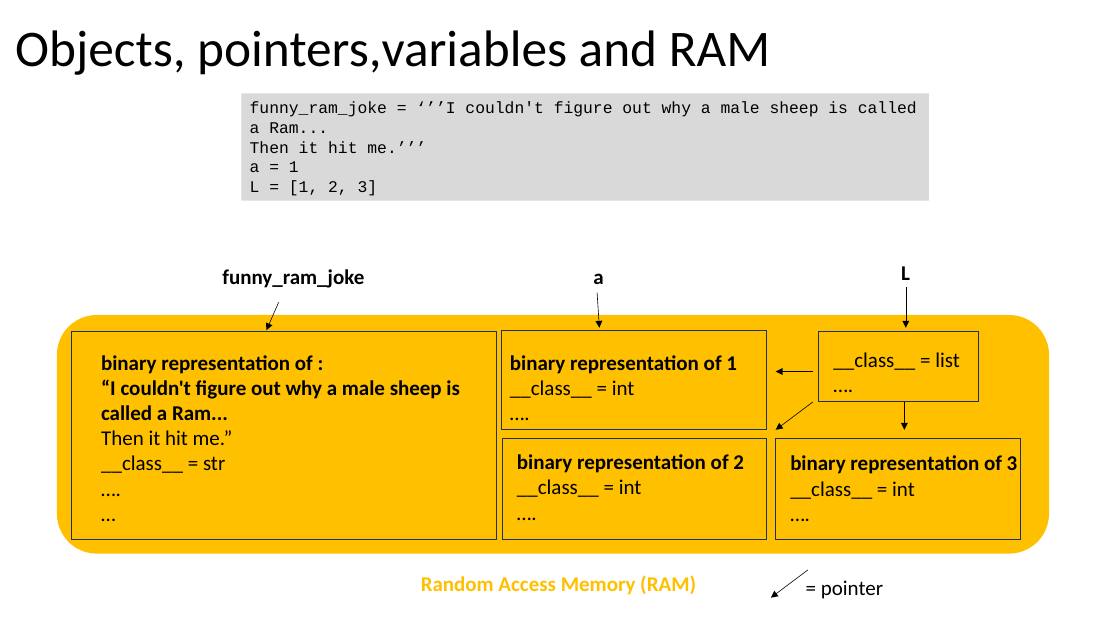
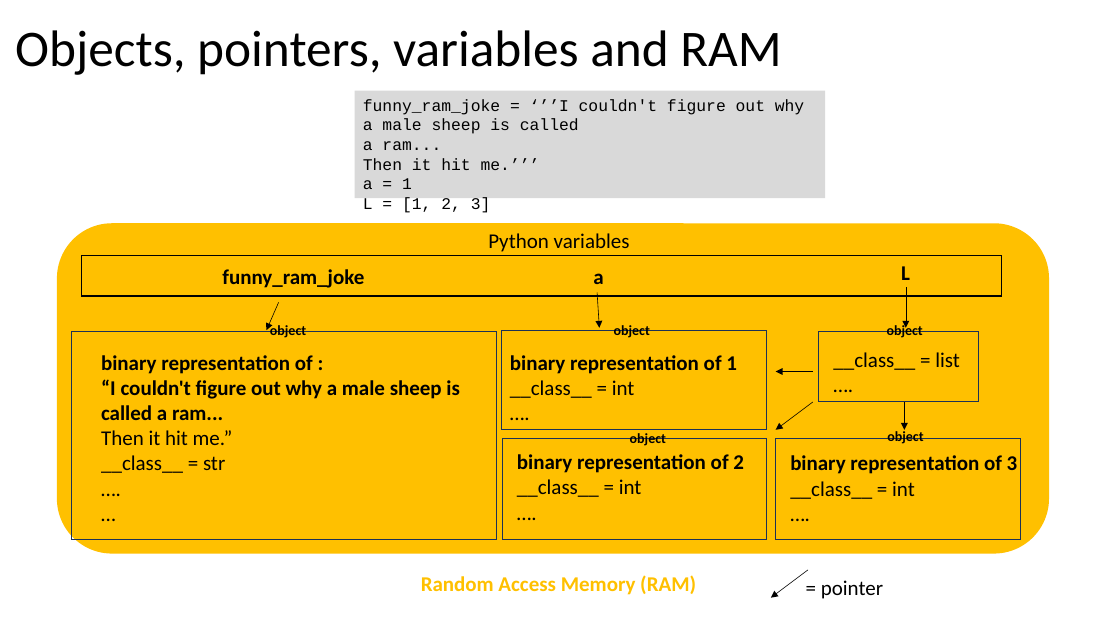
Before and after one commit to PierFF/OOP-INSA-Toulouse, a slide deck: slide 12 of OOP-Programming.pptx. Drawn at 1120x630 pixels with LibreOffice and Linux fonts; fonts in the diff are those of the drawing. Boxes give left, top, right and bottom in pixels: in the first picture for what was removed or moved away, otherwise in the second. Text is boxed around its words. In the diff, an @@ line names an element or a change of style, - is before the commit and + after.

Commit message:
new version of ppt

```diff
--- a/OOP-Programming.pptx
+++ b/OOP-Programming.pptx
@@ text at [15,30,781,75]: spaces changed @@
-Objects, pointers,variables and RAM
+Objects, pointers, variables and RAM
@@ rectangle "funny_ram_joke = ‘’’I couldn't figure ...": place and size @@
-rectangle "funny_ram_joke = ‘’’I couldn't figure ..." at [241,93,929,201]
+rectangle "funny_ram_joke = ‘’’I couldn't figure ..." at [355,91,825,198]
@@ text in rectangle at [363,141,441,150]: text changed @@
-a Ram...
+a ram...
@@ rounded rectangle: place and size @@
-rounded rectangle at [57,315,1049,554]
+rounded rectangle at [57,223,1049,554]
@@ text added at [488,233,630,252], 18 pt, text #000000 @@
+Python variables
@@ rectangle added at [82,256,1002,297], outline #000000 1 pt @@
@@ text added at [270,324,306,338], 12 pt, text #000000, bold @@
+object
@@ text added at [614,325,650,338], 12 pt, text #000000, bold @@
+object
@@ text added at [887,323,923,338], 12 pt, text #000000, bold @@
+object
@@ text at [101,379,460,420]: text changed @@
-“I couldn't figure out why a male sheep is called a Ram...
+“I couldn't figure out why a male sheep is called a ram...
@@ text added at [630,433,666,446], 12 pt, text #000000, bold @@
+object
@@ text added at [887,431,923,444], 12 pt, text #000000, bold @@
+object
```
Also in this commit, not shown: 1 other slide changed, 8 slides added, 1 other file.
